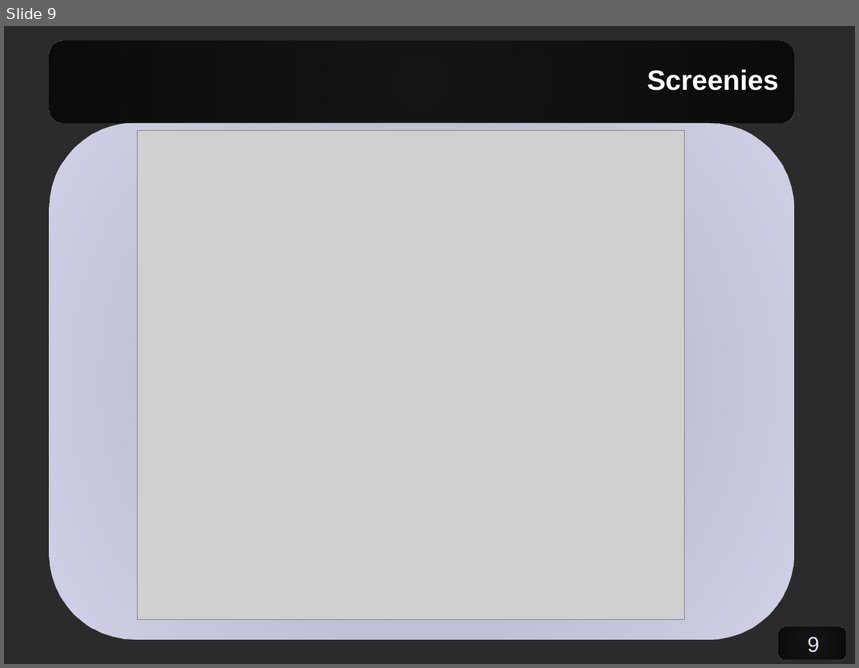
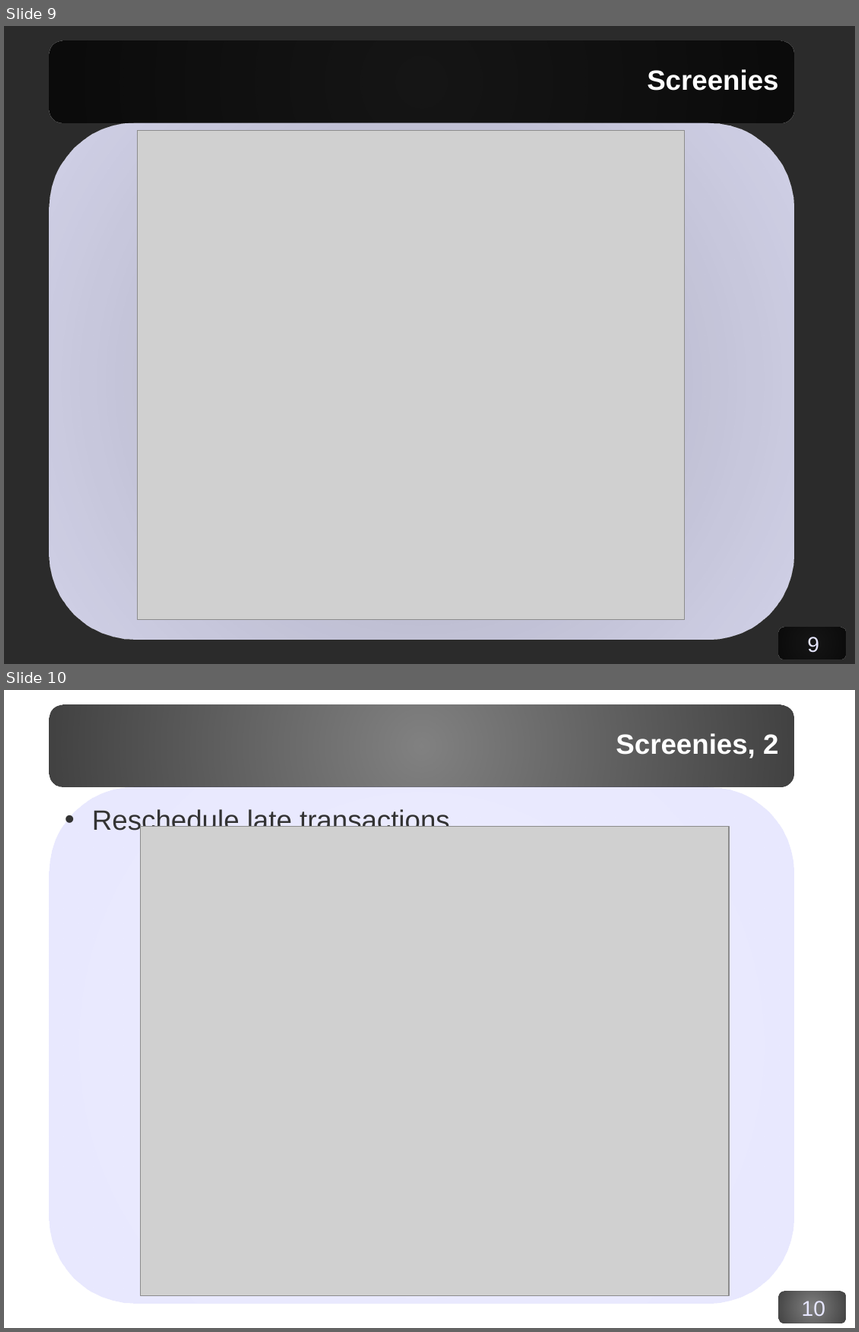
Before and after one commit to corydodt/Afloat, a slide deck: doc/afloat.odp. Shown one above the other, each under a label of ours: slide 9 before the commit, slides 9 and 10 after it. The pictures are 859x668 and 859x1332 pixels, drawn with LibreOffice and Linux fonts; fonts in the diff are those of the drawing; grey boxes stand for pictures; background and template pictures are left out; a plain dark background stands for a picture behind light text. Boxes give left, top, right and bottom in pixels: in the first picture for what was removed or moved away, otherwise in the second. Text is boxed around its words. In the diff, an @@ line names an element or a change of style, - is before the commit and + after.

Commit message:
add a screenie

```diff
--- a/doc/afloat.odp
+++ b/doc/afloat.odp
@@ slide 10 added at [4, 690, 855, 1328], background picture (left out); not listed: 4 template elements that a slide beside it also shows @@
@@ title added at [616, 733, 778, 758], 26 pt, text #FFFFFF, bold @@
+Screenies, 2
@@ text added at [92, 808, 450, 835], 26 pt, text #333333 @@
+• Reschedule late transactions
@@ picture added at [141, 827, 729, 1296] @@
```
Also in this commit, not shown: 1 slide changed.
